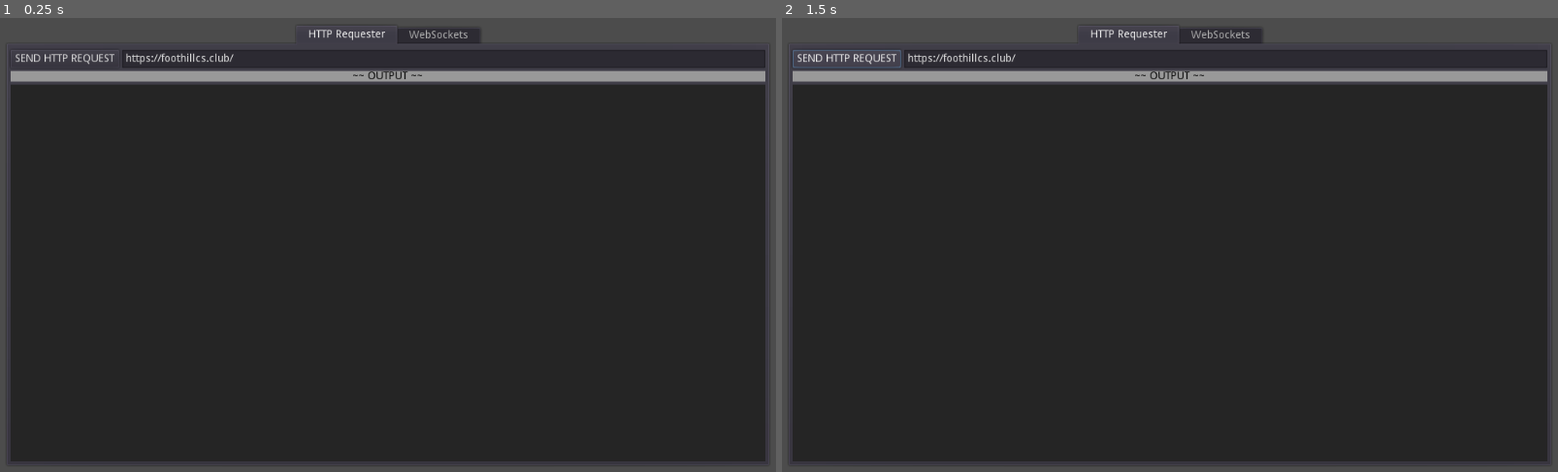
Above: before the commit, frames 1-2 (left to right).
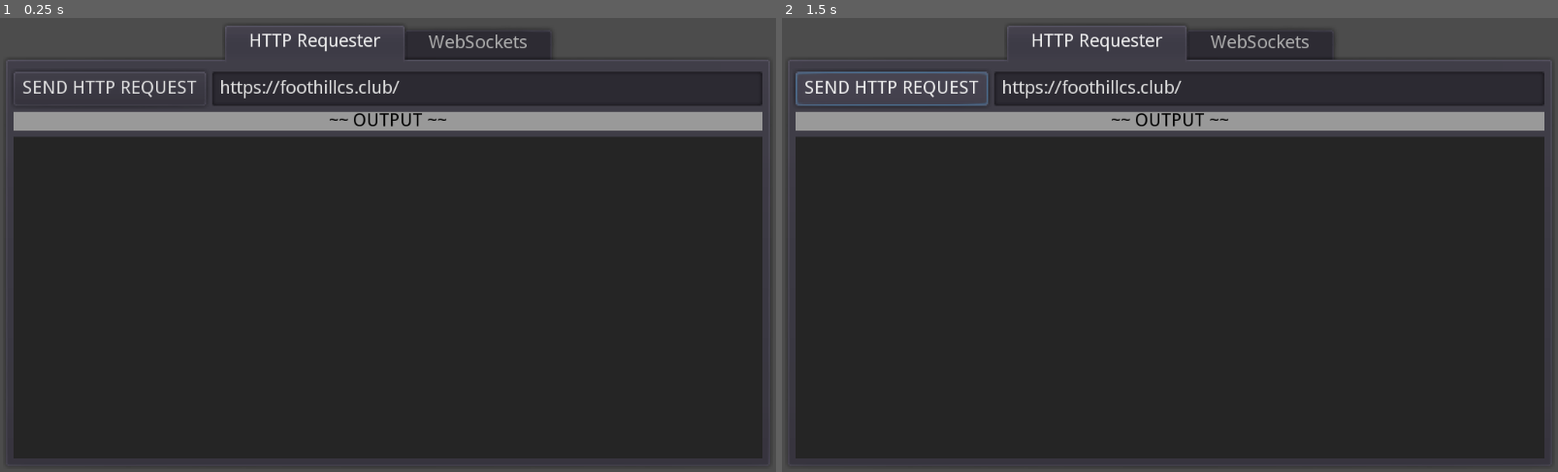
Above: after the commit, the same moments.

Repository: tilegame/godot-client
Game: Godot game, scene res://root.tscn
The game is run twice, just before and just after one commit, with the same random seed, the same clock (stepped at 60 frames per second) and the same inputs.
Inputs:
- Up to frame 1 (0.25 s): no input
- Up to frame 2 (1.5 s): click "SEND HTTP REQUEST" at 0.5 s; click "SEND HTTP REQUEST" at 1.25 s

The runs differ from the first frame. In frame 1, 14% of the frame differs, in the area x 0-100%, y 1-98%; in frame 2, 14%.

Commit message:
Turned on "allow hidpi" settings
The UI was appearing too small on people's screens who had hidpi,
including phones and desktops. Turning on this setting will make the UI
appear larger (perhaps too large in some cases), but it looks
significantly better on the screens I have tested so far.

Diff:
--- a/src/project.godot
+++ b/src/project.godot
@@ -19,6 +19,14 @@
 run/main_scene="res://root.tscn"
 config/icon="res://icon.png"
 
+[display]
+
+window/dpi/allow_hidpi=true
+
+[gui]
+
+theme/use_hidpi=true
+
 [rendering]
 
 quality/driver/driver_name="GLES2"
Not shown, changed: web/index.js
Not shown, changed: web/index.pck
Not shown, changed: web/index.wasm
